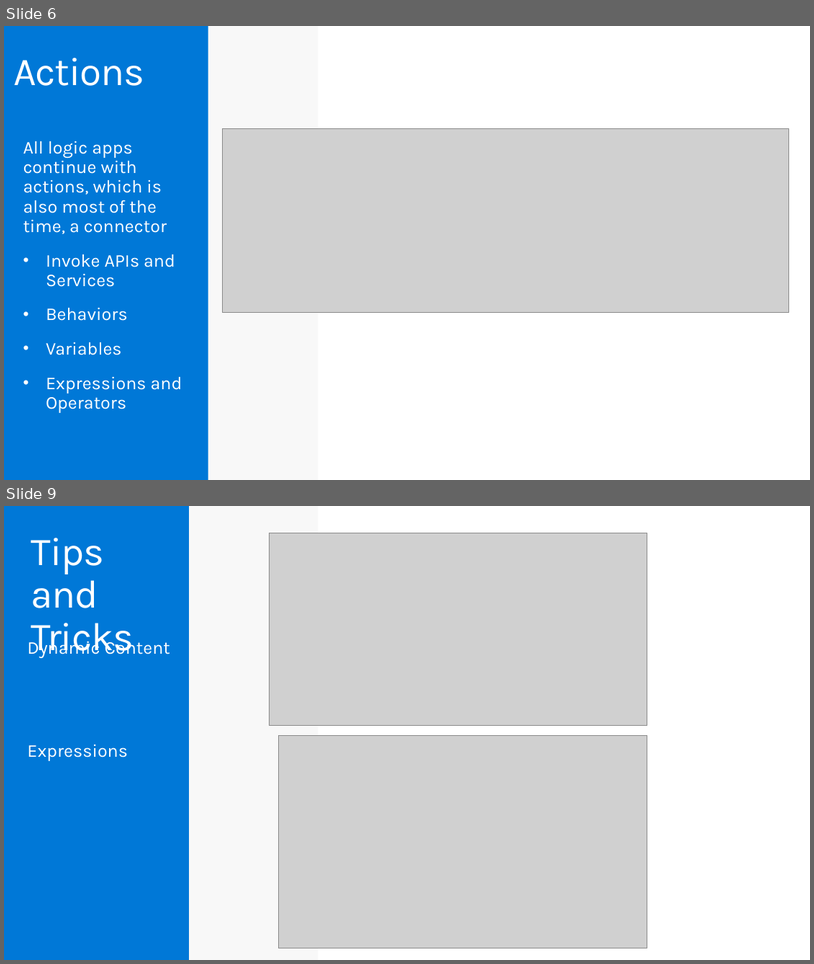
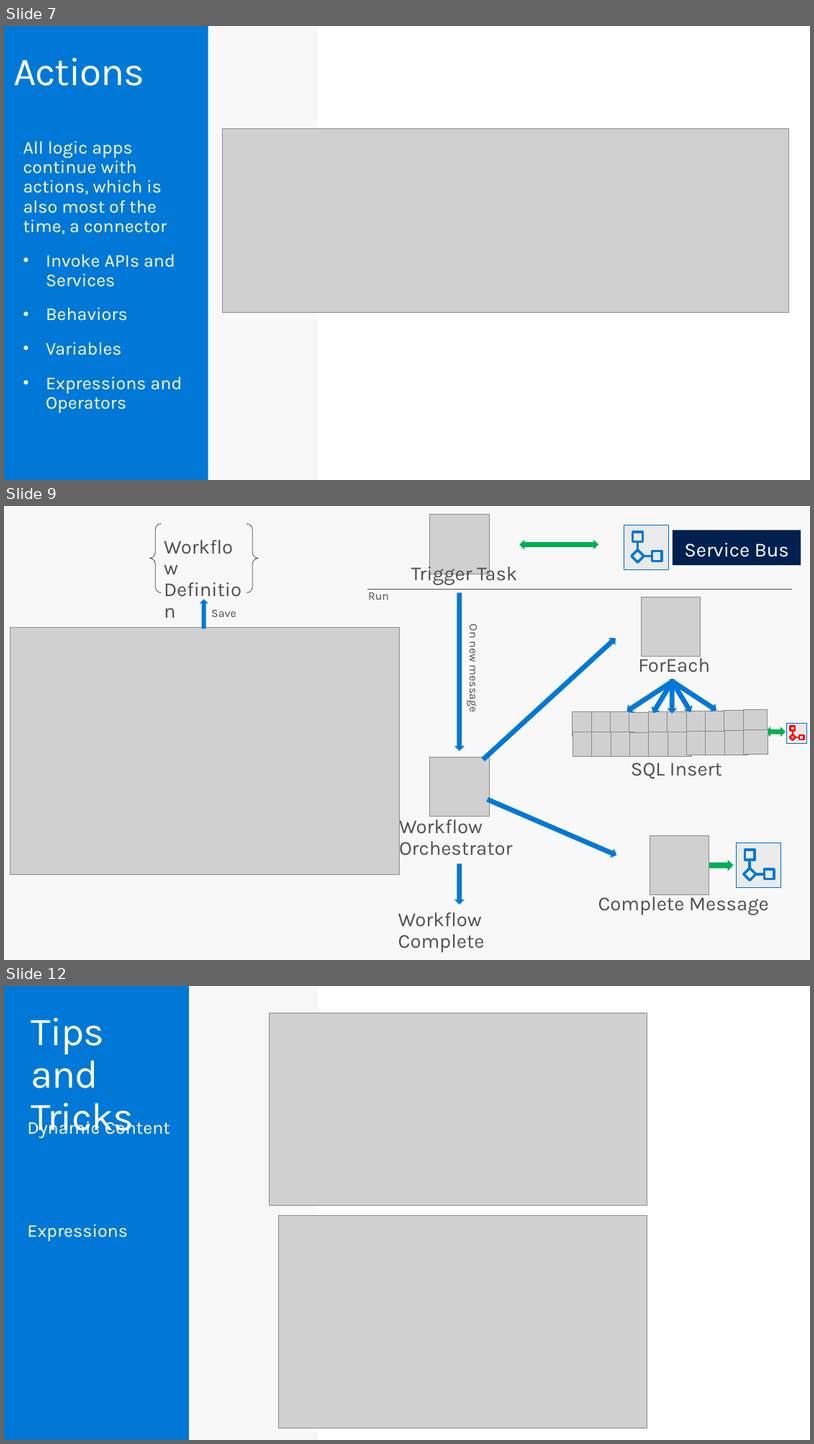
Before and after one commit to codingwithsasquatch/serverless_ninjas_workshop, a slide deck: 5-Logic_App_Overview/Serverless_Workshop-Logic_Apps_Overview.pptx. Shown one above the other, each under a label of ours: slides 6 and 9 before the commit, slides 7, 9 and 12 after it; the slides between them are not shown. The pictures are 814x964 and 814x1444 pixels, drawn with LibreOffice and Linux fonts; fonts in the diff are those of the drawing; grey boxes stand for pictures. Boxes give left, top, right and bottom in pixels: in the first picture for what was removed or moved away, otherwise in the second. Text is boxed around its words. In the diff, an @@ line names an element or a change of style, - is before the commit and + after.

```diff
--- a/5-Logic_App_Overview/Serverless_Workshop-Logic_Apps_Overview.pptx
+++ b/5-Logic_App_Overview/Serverless_Workshop-Logic_Apps_Overview.pptx
@@ slide 9 added at box(4, 506, 810, 960), background #F8F8F8 @@
@@ brace pair added at box(149, 523, 259, 592), outline #505050 0.75 pt @@
@@ text added at box(152, 527, 259, 590), 23.5 pt, text #505050 @@
+Workflow Definition
@@ picture added at box(430, 515, 489, 574) @@
@@ left right arrow added at box(520, 540, 599, 549), fill #00B050 @@
@@ rectangle added at box(673, 530, 801, 565), fill #002050, 23.5 pt, text #FFFFFF @@
+Service Bus
@@ text added at box(412, 562, 517, 585), 23.5 pt, text #505050 @@
+Trigger Task
@@ group added at box(625, 525, 669, 569): 3 rectangles, 2 lines, 1 diamond @@
@@ line added from (368, 590) to (793, 590), #505050 0.75 pt @@
@@ up arrow added at box(200, 599, 208, 629), fill #0078D7 @@
@@ text added at box(211, 610, 237, 617), 13.7 pt, text #505050 @@
+Save
@@ text added at box(368, 592, 389, 600), 13.7 pt, text #505050 @@
+Run
@@ down arrow added at box(455, 592, 464, 750), fill #0078D7 @@
@@ picture added at box(642, 597, 701, 656) @@
@@ picture added at box(10, 628, 399, 875) @@
@@ text added at box(467, 626, 482, 711), 13.7 pt, text #505050 @@
+On new message
@@ down arrow added at box(480, 635, 620, 763), fill #0078D7 @@
@@ text added at box(638, 654, 710, 672), 23.5 pt, text #505050 @@
+ForEach
@@ left right arrow added at box(766, 727, 786, 736), fill #00B050 @@
@@ group added at box(787, 723, 808, 744): 3 rectangles, 2 lines, 1 diamond @@
@@ picture added at box(430, 757, 489, 816) @@
@@ group added at box(573, 677, 768, 779): 20 pictures, 5 down arrows, 1 text @@
+SQL Insert
@@ down arrow added at box(486, 795, 619, 860), fill #0078D7 @@
@@ text added at box(399, 815, 513, 860), 23.5 pt, text #505050 @@
+Workflow Orchestrator
@@ picture added at box(650, 836, 710, 895) @@
@@ down arrow added at box(455, 864, 464, 904), fill #0078D7 @@
@@ left right arrow added at box(703, 860, 734, 871), fill #00B050 @@
@@ text added at box(599, 892, 769, 915), 23.5 pt, text #505050 @@
+Complete Message
@@ group added at box(736, 843, 782, 888): 3 rectangles, 2 lines, 1 diamond @@
@@ text added at box(399, 912, 485, 952), 23.5 pt, text #505050 @@
+Workflow Complete
@@ what was slide 6 is now slide 7 @@
@@ what was slide 9 is now slide 12 @@
```
Also in this commit, not shown: 8 slides changed, 12 other slides added, 6 slides removed, 2 other files.
